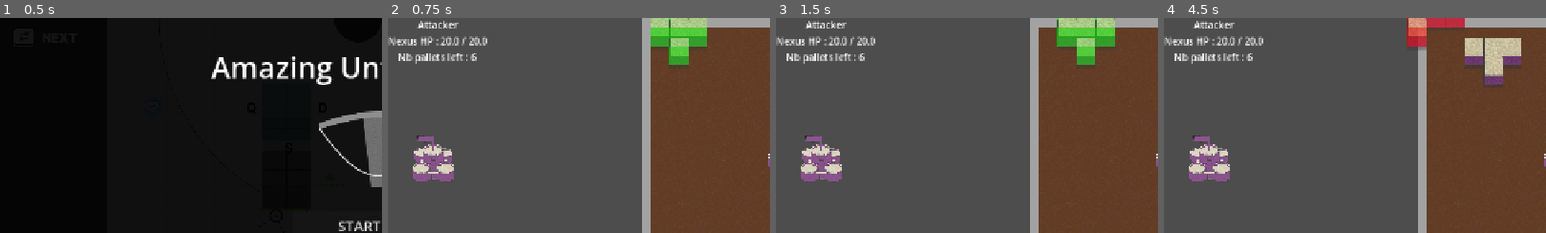
Above: before the commit, frames 1-4 (left to right).
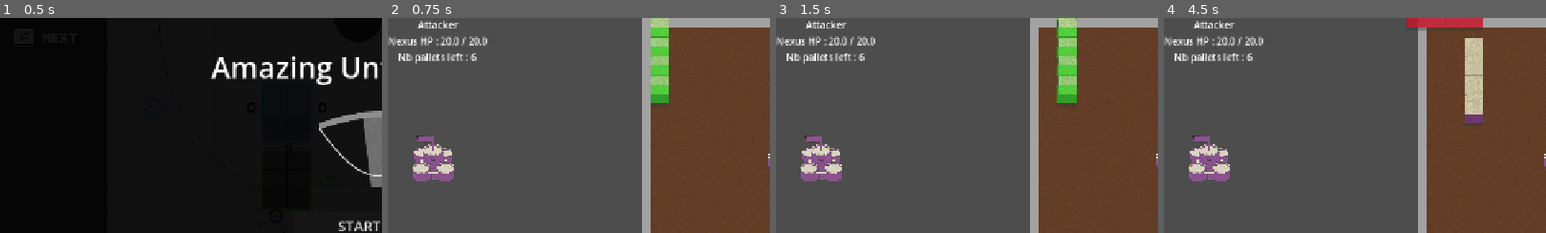
Above: after the commit, the same moments.

Repository: Angele-Bzl/construction
Game: Godot game, scene res://Scenes/title_screen.tscn
Two runs of this game, one before a commit and one after it. Both use one fixed random seed, a clock stepped at 60 frames per second and the inputs below.
Inputs (mouse positions are % of the whole screen's width and height, from its top left):
- Up to frame 1 (0.5 s): no input
- Up to frame 2 (0.75 s): click "START GAME" at 0.5 s
- Up to frame 3 (1.5 s): move the mouse to (72, 45) at 1.27 s; hold D (right) from 1.28 s (still down); click (72, 45) at 1.35 s
- Up to frame 4 (4.5 s): tap Enter at 2, 4.25 s; move the mouse to (30, 55) at 2.02 s; release D (right) at 2.03 s; hold S (down) 2.03-2.78 s; right-click (30, 55) at 2.1 s; move the mouse to (60, 28) at 2.77 s; hold D (right) 2.78-3.53 s; tap Mouse wheel down (scroll_down) at 2.85 s; tap Space (snap) at 3.5, 3.6 s; move the mouse to (45, 70) at 3.52 s; hold W (up) 3.53-4.28 s; move the mouse to (80, 65) at 4.27 s; hold A (left) from 4.28 s (still down); click (80, 65) at 4.35 s
The pictures show only the part of the screen within x 0-50%, y 0-50%; the shares and areas given below are measured in that part.

Frame 1 is identical in both runs. In frame 2, 3.2% of the frame differs, in the area x 68-84%, y 0-40%; in frame 3, 3.3%; in frame 4, 4.3%, in the area x 63-94%, y 0-50%.

Commit message:
Patterns png and prefabs

Diff:
--- a/construction/Prefabs/BlockPrefabs/PatternPrefabs/pattern_5.tscn
+++ b/construction/Prefabs/BlockPrefabs/PatternPrefabs/pattern_5.tscn
@@ -3,6 +3,8 @@
 [ext_resource type="PackedScene" uid="uid://du6bvr3c87on8" path="res://Prefabs/BlockPrefabs/PatternPrefabs/pattern.tscn" id="1_mrdss"]
 
 [node name="Pattern5" unique_id=103748082 instance=ExtResource("1_mrdss")]
+position = Vector2(-1.2471924, -0.4095039)
+scale = Vector2(1, 0.99253726)
 
 [node name="Block3" parent="." index="2" unique_id=502402122]
 position = Vector2(16, 80)
--- /dev/null
+++ b/construction/Prefabs/BlockPrefabs/PatternPrefabs/pattern_6.tscn
@@ -0,0 +1,14 @@
+[gd_scene format=3 uid="uid://bk8tq2jt52v5p"]
+
+[ext_resource type="PackedScene" uid="uid://du6bvr3c87on8" path="res://Prefabs/BlockPrefabs/PatternPrefabs/pattern.tscn" id="1_sllng"]
+
+[node name="Pattern5" unique_id=103748082 instance=ExtResource("1_sllng")]
+
+[node name="Block" parent="." index="0" unique_id=407422604]
+position = Vector2(-16, 48)
+
+[node name="Block2" parent="." index="1" unique_id=1292690081]
+position = Vector2(48, 80)
+
+[node name="Block3" parent="." index="2" unique_id=502402122]
+position = Vector2(16, 80)
--- /dev/null
+++ b/construction/Prefabs/BlockPrefabs/PatternPrefabs/pattern_7.tscn
@@ -0,0 +1,11 @@
+[gd_scene format=3 uid="uid://brsjeu6too1wi"]
+
+[ext_resource type="PackedScene" uid="uid://du6bvr3c87on8" path="res://Prefabs/BlockPrefabs/PatternPrefabs/pattern.tscn" id="1_6naft"]
+
+[node name="Pattern5" unique_id=103748082 instance=ExtResource("1_6naft")]
+
+[node name="Block2" parent="." index="1" unique_id=1292690081]
+position = Vector2(16, 112)
+
+[node name="Block3" parent="." index="2" unique_id=502402122]
+position = Vector2(16, 80)
--- /dev/null
+++ b/construction/Prefabs/BlockPrefabs/PatternPrefabs/pattern_8.tscn
@@ -0,0 +1,14 @@
+[gd_scene format=3 uid="uid://c5rpl8sfyc63x"]
+
+[ext_resource type="PackedScene" uid="uid://du6bvr3c87on8" path="res://Prefabs/BlockPrefabs/PatternPrefabs/pattern.tscn" id="1_jnlgg"]
+
+[node name="Pattern5" unique_id=103748082 instance=ExtResource("1_jnlgg")]
+
+[node name="Block" parent="." index="0" unique_id=407422604]
+position = Vector2(48, 48)
+
+[node name="Block2" parent="." index="1" unique_id=1292690081]
+position = Vector2(-16, 80)
+
+[node name="Block3" parent="." index="2" unique_id=502402122]
+position = Vector2(16, 80)
Binary file added: construction/Assets/UI/Patterns/pattern.png
Not shown, added: construction/Assets/UI/Patterns/pattern.png.import
Binary file added: construction/Assets/UI/Patterns/pattern2.png
Not shown, added: construction/Assets/UI/Patterns/pattern2.png.import
Binary file added: construction/Assets/UI/Patterns/pattern3.png
Not shown, added: construction/Assets/UI/Patterns/pattern3.png.import
Binary file added: construction/Assets/UI/Patterns/pattern4.png
Not shown, added: construction/Assets/UI/Patterns/pattern4.png.import
Binary file added: construction/Assets/UI/Patterns/pattern5.png
Not shown, added: construction/Assets/UI/Patterns/pattern5.png.import
Binary file added: construction/Assets/UI/Patterns/pattern6.png
Not shown, added: construction/Assets/UI/Patterns/pattern6.png.import
(and 4 more such lines)
